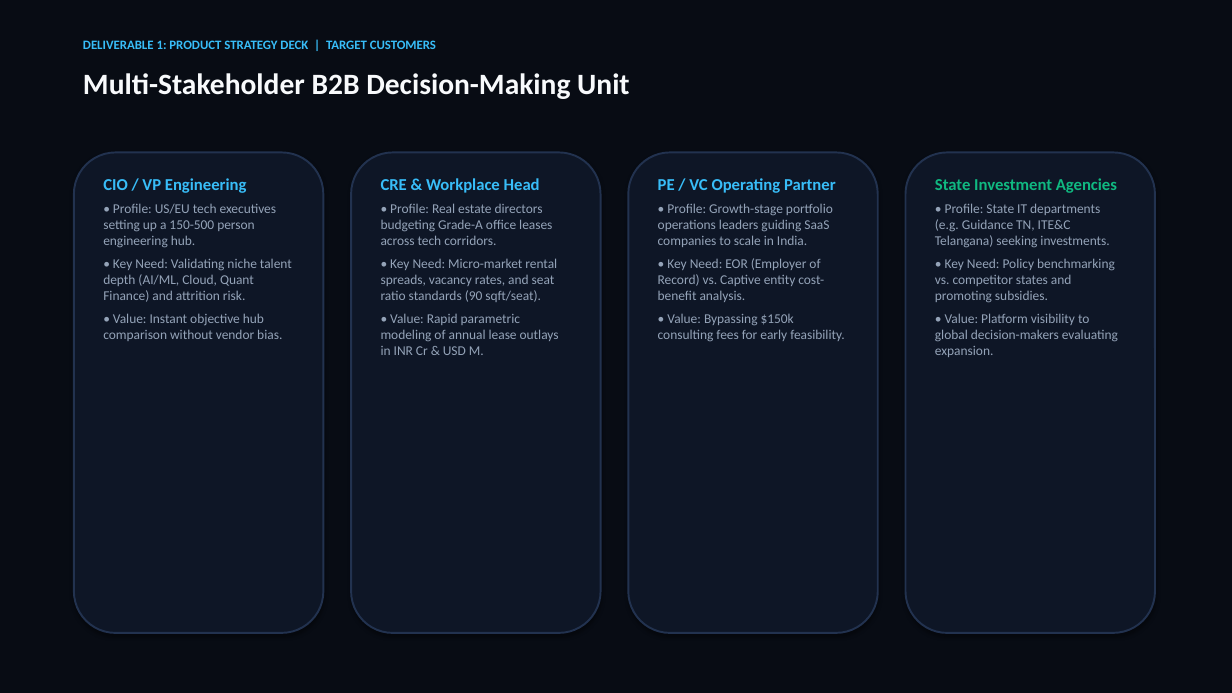
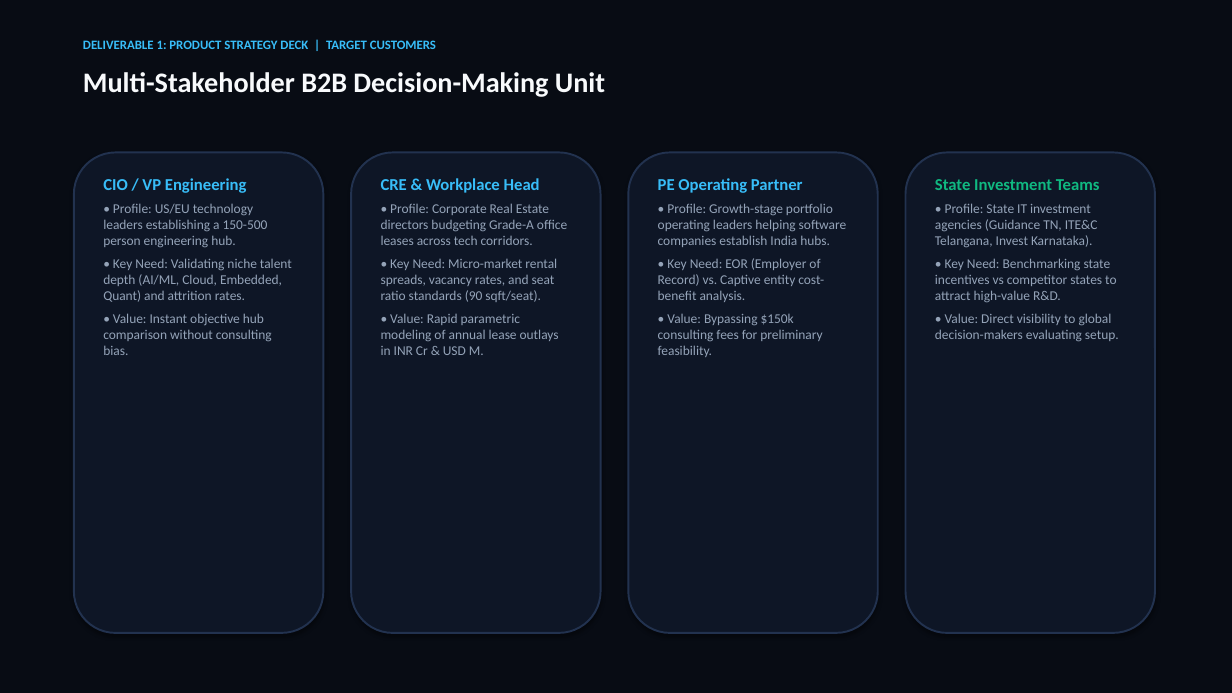
Before and after one commit to SURYAMS002/gcc, a slide deck: slide 5 of GCC_Intel_Product_Strategy_Deck.pptx. Drawn at 1232x693 pixels with LibreOffice and Linux fonts; fonts in the diff are those of the drawing. Boxes give left, top, right and bottom in pixels: in the first picture for what was removed or moved away, otherwise in the second. Text is boxed around its words. In the diff, an @@ line names an element or a change of style, - is before the commit and + after.

Commit message:
Update Deliverable 1 Product Strategy Deck: add 16-slide PPTX, printable HTML with embedded base64 screenshots, and visual operational workflow

```diff
--- a/GCC_Intel_Product_Strategy_Deck.pptx
+++ b/GCC_Intel_Product_Strategy_Deck.pptx
@@ text "Multi-Stakeholder B2B Decision-Making Unit" at bbox=[83, 72, 605, 97]: size 23 to 22 pt @@
@@ text at bbox=[658, 178, 847, 247]: text changed @@
-PE / VC Operating Partner
-• Profile: Growth-stage portfolio operations leaders guiding SaaS companies to scale in India.
+PE Operating Partner
+• Profile: Growth-stage portfolio operating leaders helping software companies establish India hubs.
@@ text at bbox=[935, 179, 1119, 341]: text changed @@
-State Investment Agencies
-• Profile: State IT departments (e.g. Guidance TN, ITE&C Telangana) seeking investments.
-• Key Need: Policy benchmarking vs. competitor states and promoting subsidies.
-• Value: Platform visibility to global decision-makers evaluating expansion.
+State Investment Teams
+• Profile: State IT investment agencies (Guidance TN, ITE&C Telangana, Invest Karnataka).
+• Key Need: Benchmarking state incentives vs competitor states to attract high-value R&D.
+• Value: Direct visibility to global decision-makers evaluating setup.
@@ text at bbox=[103, 204, 292, 355]: text changed @@
-• Profile: US/EU tech executives setting up a 150-500 person engineering hub.
-• Key Need: Validating niche talent depth (AI/ML, Cloud, Quant Finance) and attrition risk.
-• Value: Instant objective hub comparison without vendor bias.
+• Profile: US/EU technology leaders establishing a 150-500 person engineering hub.
+• Key Need: Validating niche talent depth (AI/ML, Cloud, Embedded, Quant) and attrition rates.
+• Value: Instant objective hub comparison without consulting bias.
@@ text at bbox=[381, 203, 567, 245]: text changed @@
-• Profile: Real estate directors budgeting Grade-A office leases across tech corridors.
+• Profile: Corporate Real Estate directors budgeting Grade-A office leases across tech corridors.
@@ text at bbox=[658, 314, 822, 357]: text changed @@
-• Value: Bypassing $150k consulting fees for early feasibility.
+• Value: Bypassing $150k consulting fees for preliminary feasibility.
```
Also in this commit, not shown: 10 other slides changed, 5 slides added, 4 slides removed, 8 other files.
